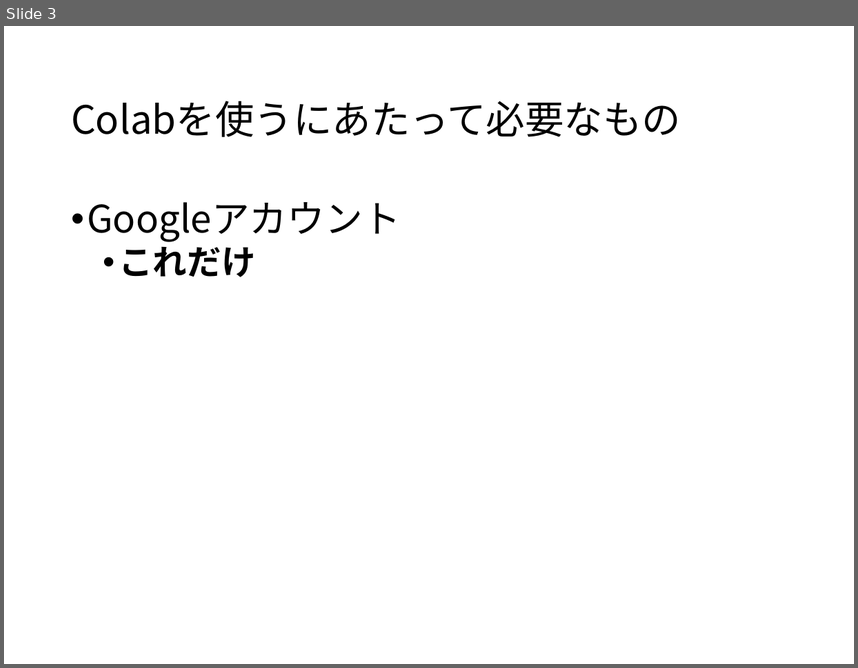
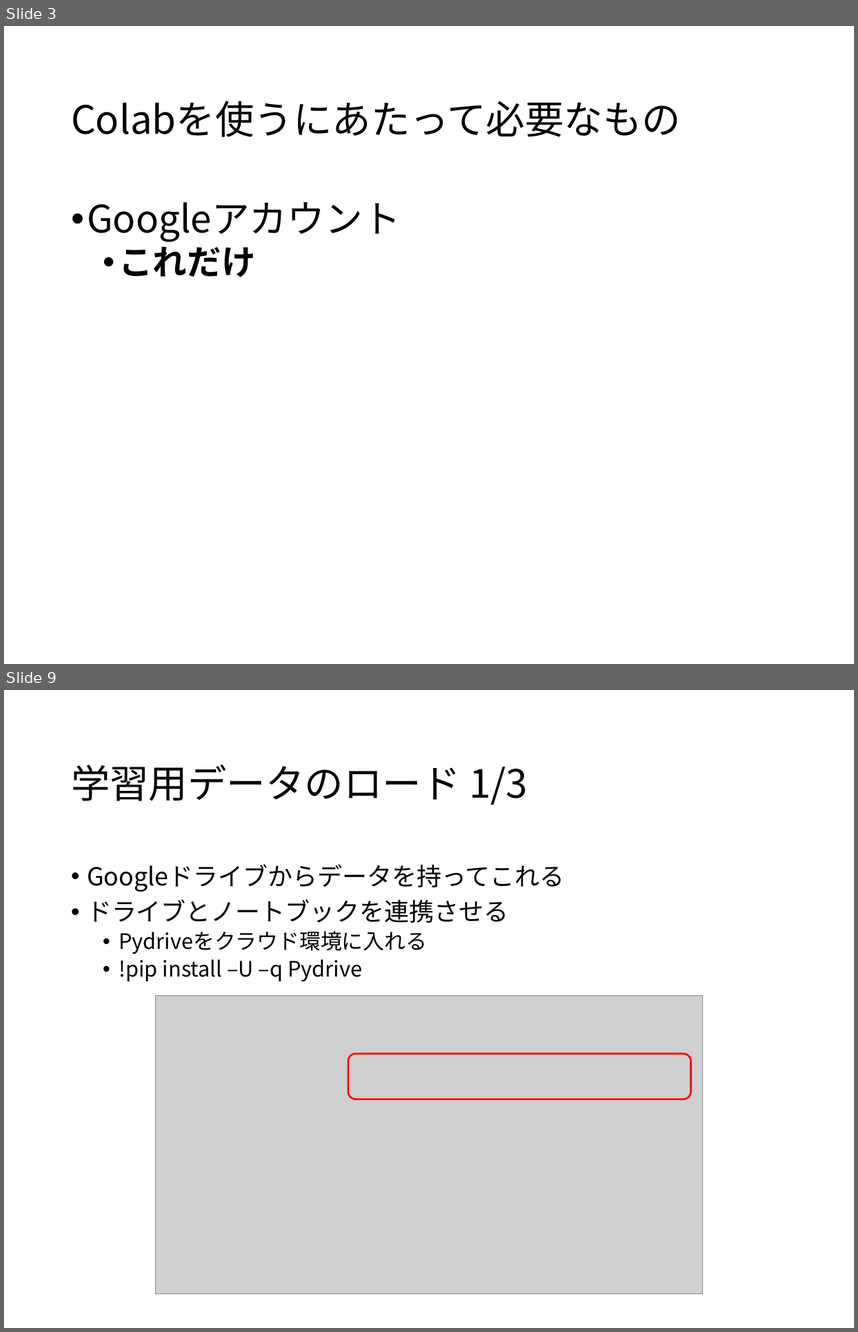
Before and after one commit to iplab-ubiquitous/DeepLearningLearning2019, a slide deck: GoogleColab_Setup.pptx. Shown one above the other, each under a label of ours: slide 3 before the commit, slides 3 and 9 after it; the slides between them are not shown. The pictures are 858x668 and 858x1332 pixels, drawn with LibreOffice and Linux fonts; fonts in the diff are those of the drawing; grey boxes stand for pictures. Boxes give left, top, right and bottom in pixels: in the first picture for what was removed or moved away, otherwise in the second. Text is boxed around its words. In the diff, an @@ line names an element or a change of style, - is before the commit and + after.

```diff
--- a/GoogleColab_Setup.pptx
+++ b/GoogleColab_Setup.pptx
@@ slide 9 added at (4,690,854,1328), background #FFFFFF @@
@@ title added at (71,765,528,805), 33 pt, text #000000 @@
+学習用データのロード 1/3
@@ text added at (87,864,564,981), 18 pt, text #000000 @@
+• Googleドライブからデータを持ってこれる
+• ドライブとノートブックを連携させる
+  • Pydriveをクラウド環境に入れる
+  • !pip install –U –q Pydrive
@@ picture added at (155,995,703,1294) @@
@@ rounded rectangle added at (348,1053,691,1099), outline #FF0000 1.5 pt @@
```
Also in this commit, not shown: 1 slide changed, 8 other slides added, 1 slide removed, 12 other files.
